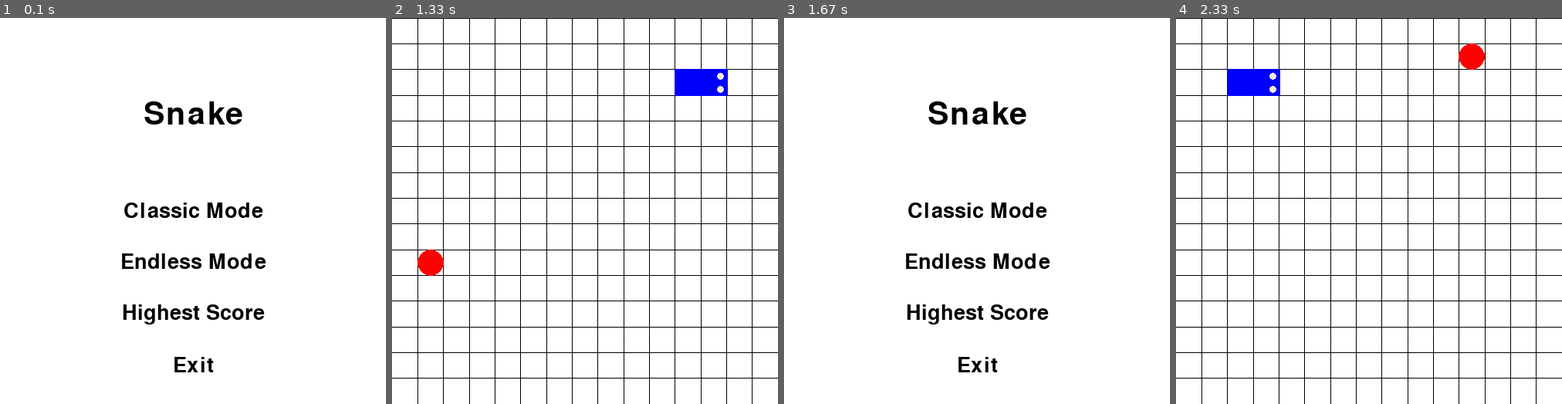
Above: before the commit, frames 1-4 (left to right).
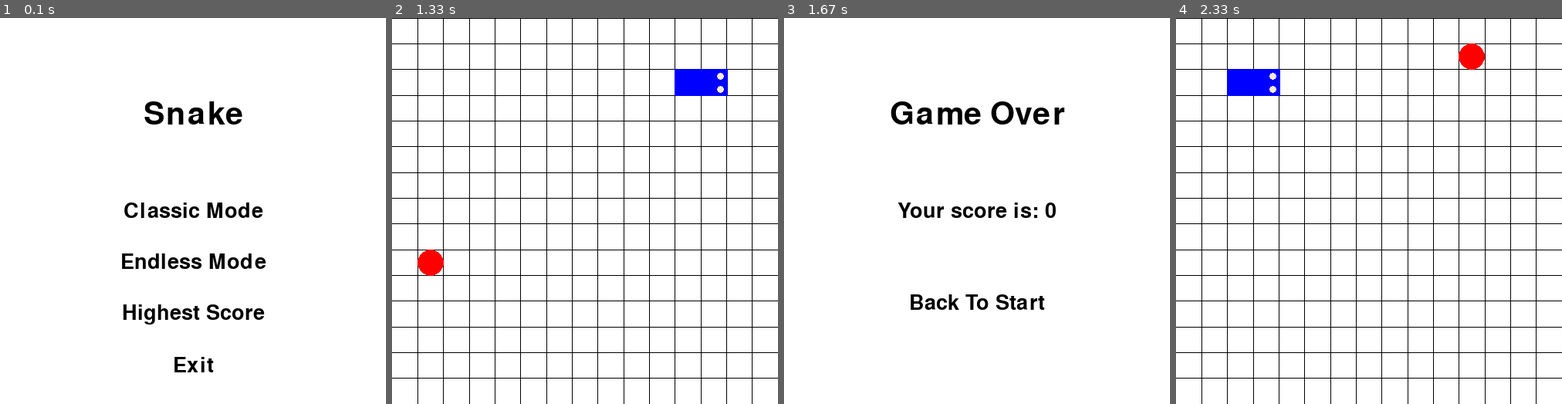
Above: after the commit, the same moments.

Repository: 1m188/snake
Game: pygame game, started from snake_pygame/main.py
The game is run twice, just before and just after one commit, with the same random seed, the same clock (stepped at 60 frames per second) and the same inputs.
Inputs (mouse positions are in pixels of both pictures, inside the frame that each line leads up to):
- Up to frame 1 (0.1 s): no input
- Up to frame 2 (1.33 s): click "Classic Mode" at 0.38 s; hold Space 0.67-1.13 s; hold Right 0.67-1.13 s; move the mouse to (569, 226) at 0.7 s; hold Space from 1.17 s (still down); hold Right from 1.17 s (still down); move the mouse to (585, 238) at 1.2 s
- Up to frame 3 (1.67 s): release Space at 1.63 s; release Right at 1.63 s
- Up to frame 4 (2.33 s): click (1407, 295) at 1.72 s; click "Endless Mode" at 2.05 s

Frames 1-2 are identical in both runs. In frame 3, 4.6% of the frame differs, in the area x 27-73%, y 21-92%; in frame 4, nothing differs.

Commit message:
添加游戏结束场景

Diff:
--- a/snake_pygame/scene.py
+++ b/snake_pygame/scene.py
@@ -128,6 +128,7 @@
         self.snake = sprite.Snake(self.isClassic)
         self.food = sprite.Food()
         self.food.randGenPos(self.snake)
+        self.score = 0
 
     def eventHandle(self, event):
         if event.type == pygame.KEYDOWN:
@@ -156,6 +157,7 @@
         if self.snake.isGetFood(self.food):
             self.snake.grow()
             self.food.randGenPos(self.snake)
+            self.score += 1
 
     def render(self, *args, **kwargs):
         width = self.screen.get_width()
@@ -169,5 +171,46 @@
         self.food.draw(self.screen)
 
     def end(self, *args, **kwargs):
+        config.curScene = GameoverScene()
+        config.curScene.run(score=self.score)
+
+
+# 游戏结束场景
+class GameoverScene(Scene):
+    def __init__(self):
+        super().__init__(pygame.display.get_surface(), config.FPS)
+
+    def prepare(self, *args, **kwargs):
+        score = kwargs["score"]
+
+        width = self.screen.get_width()
+        height = self.screen.get_height()
+
+        self.gameoverLab = sprite.Label("Game Over", pygame.font.Font(None, 60), (0, 0, 0))
+        self.gameoverLab.rect.center = (width / 2, height / 4)
+
+        self.scoreLab = sprite.Label(f"Your score is: {score}", pygame.font.Font(None, 40), (0, 0, 0))
+        self.scoreLab.rect.center = self.gameoverLab.rect.center
+        self.scoreLab.rect.centery = height / 2
+
+        interval = (height - self.scoreLab.rect.top) / 2 - self.scoreLab.rect.height
+
+        self.backBtn = sprite.Button("Back To Start", pygame.font.Font(None, 40), (0, 0, 0))
+        self.backBtn.rect.center = self.scoreLab.rect.center
+        self.backBtn.rect.centery = self.scoreLab.rect.bottom + interval
+
+    def eventHandle(self, event):
+        self.backBtn.eventHandle(event)
+        if event.type == pygame.USEREVENT:
+            if event.signal == self.backBtn.clicked:
+                self.isRunning = False
+
+    def render(self, *args, **kwargs):
+        self.screen.fill((255, 255, 255))
+        self.gameoverLab.draw(self.screen)
+        self.scoreLab.draw(self.screen)
+        self.backBtn.draw(self.screen)
+
+    def end(self, *args, **kwargs):
         config.curScene = StartScene()
         config.curScene.run()
